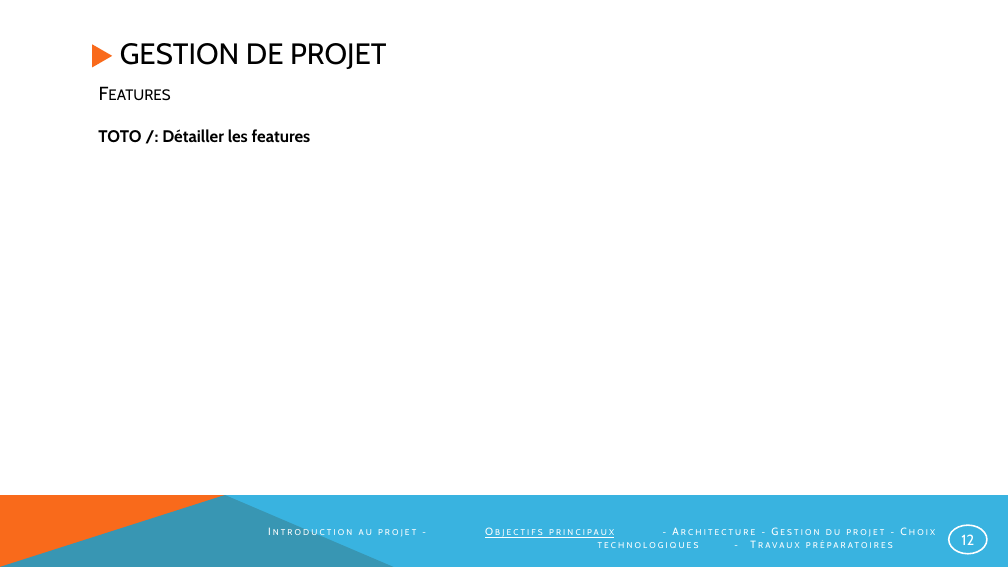
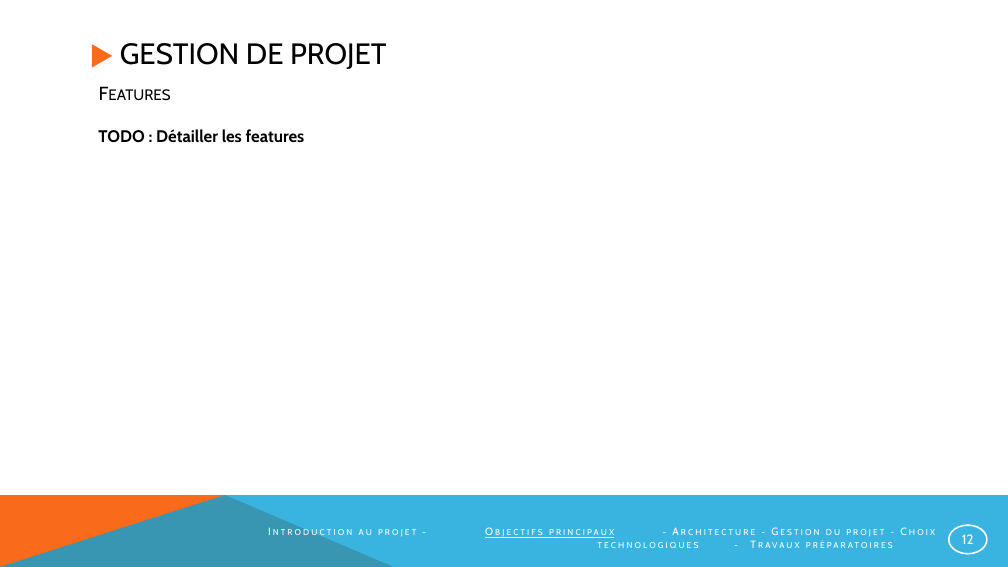
Before and after one commit to NotAVeryIntelligentSystem/NARVIS, a slide deck: slide 12 of Presentation/PrésentationNarvis_2.pptx. Drawn at 1008x567 pixels with LibreOffice and Linux fonts; fonts in the diff are those of the drawing. Boxes give left, top, right and bottom in pixels: in the first picture for what was removed or moved away, otherwise in the second. Text is boxed around its words. In the diff, an @@ line names an element or a change of style, - is before the commit and + after.

```diff
--- a/Presentation/PrésentationNarvis_2.pptx
+++ b/Presentation/PrésentationNarvis_2.pptx
@@ text at [98, 129, 305, 143]: text changed @@
-TOTO /: Détailler les features
+TODO : Détailler les features
```
Also in this commit, not shown: 5 other slides changed.
